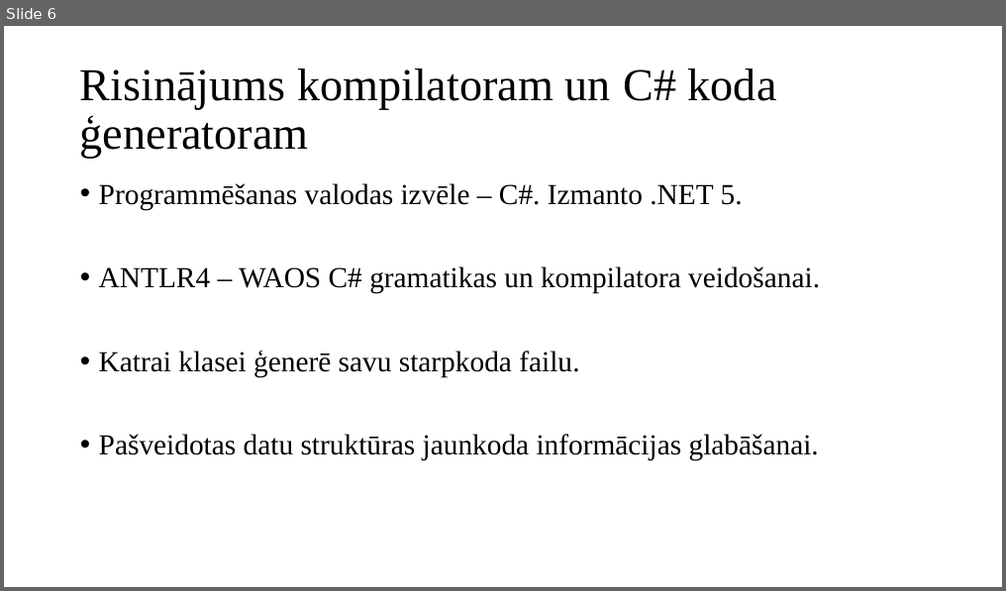
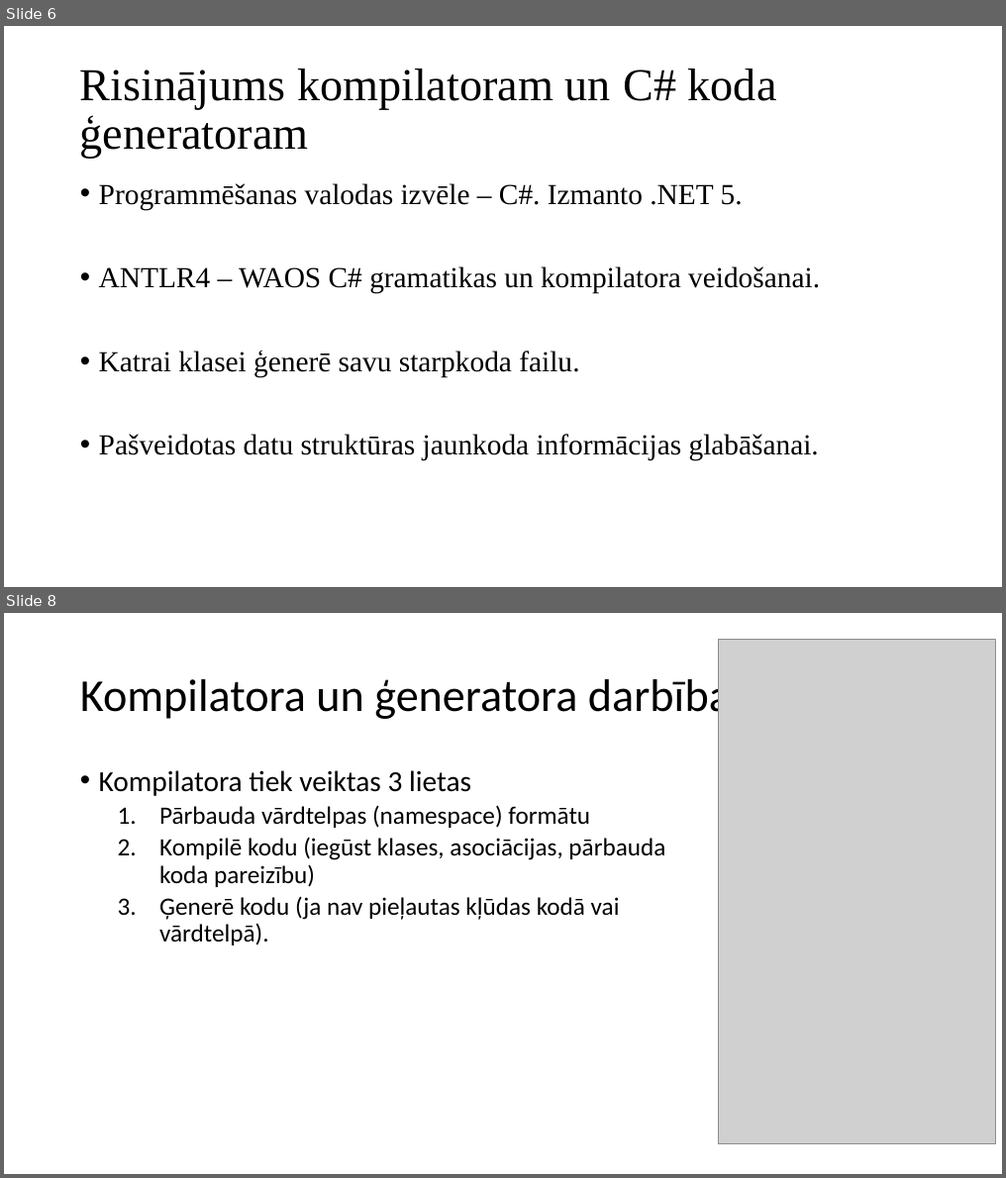
Before and after one commit to artiks12/webAppOS, a slide deck: src/Qualification project/Documentation/Garbage/Prezentācija_ap19122.pptx. Shown one above the other, each under a label of ours: slide 6 before the commit, slides 6 and 8 after it; the slides between them are not shown. The pictures are 1006x591 and 1006x1178 pixels, drawn with LibreOffice and Linux fonts; fonts in the diff are those of the drawing; grey boxes stand for pictures. Boxes give left, top, right and bottom in pixels: in the first picture for what was removed or moved away, otherwise in the second. Text is boxed around its words. In the diff, an @@ line names an element or a change of style, - is before the commit and + after.

```diff
--- a/src/Qualification project/Documentation/Garbage/Prezentācija_ap19122.pptx
+++ b/src/Qualification project/Documentation/Garbage/Prezentācija_ap19122.pptx
@@ slide 8 added at [4, 613, 1002, 1174], background #FFFFFF @@
@@ picture added at [718, 640, 996, 1146] @@
@@ title added at [80, 673, 731, 723], 44 pt, text #000000 @@
+Kompilatora un ģeneratora darbība
@@ text added at [99, 770, 665, 946], 24 pt, text #000000 @@
+• Kompilatora tiek veiktas 3 lietas
+  1. Pārbauda vārdtelpas (namespace) formātu
+  2. Kompilē kodu (iegūst klases, asociācijas, pārbauda koda pareizību)
+  3. Ģenerē kodu (ja nav pieļautas kļūdas kodā vai vārdtelpā).
```
Also in this commit, not shown: 3 slides changed, 1 other slide added, 15 other files.
